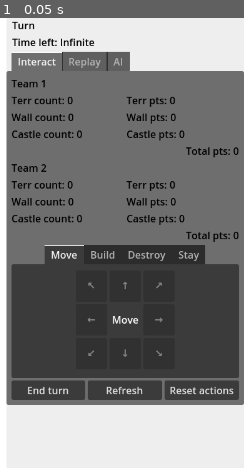
Above: before the commit, frame 1.
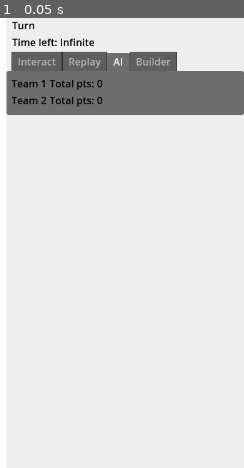
Above: after the commit, the same moment.

Repository: dqhieuu/procon-2023
Game: Godot game, scene res://main.tscn
The game is run twice, just before and just after one commit, with the same random seed, the same clock (stepped at 60 frames per second) and the same inputs.
Inputs:
- Up to frame 1 (0.05 s): no input

The runs differ from the first frame. In frame 1, 64% of the frame differs, in the area x 2-100%, y 7-86%.
Error before the commit: Invalid call. Nonexistent function 'has' in base 'Nil'. (res://map_display.gd:90)
Error after the commit: Invalid call. Nonexistent function 'has' in base 'Nil'. (res://map_display.gd:104)

Commit message:
Update GUI

Diff:
--- a/gui/ai_agent_list.gd
+++ b/gui/ai_agent_list.gd
@@ -30,8 +30,3 @@
 		node_list[i].craftsman_pos = agent_list[i].craftsman_pos
 		node_list[i].strategy = agent_list[i].strategy
 		node_list[i].strategy_detail = agent_list[i].detail
-
-
-
-func _process(delta):
-	pass
--- /dev/null
+++ b/gui/builder_agent_info.gd
@@ -0,0 +1,45 @@
+extends PanelContainer
+
+var craftsman_id = null
+var craftsman_pos = null
+var craftsman_is_t1 = null
+var strategy = null
+
+
+func _process(delta):
+	# Process server output
+	if craftsman_id != null and craftsman_pos != null:
+		$AgentInfo/AgentId.text = "Agent: %s (x=%d, y=%d)" % [craftsman_id, craftsman_pos[0], craftsman_pos[1]]
+	if strategy != null:
+		$AgentInfo/Strategy.text = "Strategy: %s" % strategy
+
+	var is_selecting_other_craftsman = Globals.selected_buider_craftsman_id != null and craftsman_id != Globals.selected_buider_craftsman_id
+	$AgentInfo/HBoxContainer/ActivateBuilderMode.disabled = is_selecting_other_craftsman
+
+	$AgentInfo/HBoxContainer/ActivateBuilderMode.text = "Deactivate builder mode" if craftsman_id == Globals.selected_buider_craftsman_id else "Activate builder mode"
+
+
+
+func _on_mouse_entered():
+	if craftsman_pos == null:
+		Globals.hovered_strategy_craftsman_tile_index = null
+		return
+
+	Globals.hovered_strategy_craftsman_tile_index = Globals.get_index_from_position(craftsman_pos)
+	Globals.hovered_craftsman_id = craftsman_id
+
+
+func _on_mouse_exited():
+	Globals.hovered_strategy_craftsman_tile_index = null
+
+
+func _on_activate_builder_mode_pressed():
+	if Globals.selected_buider_craftsman_id != null:
+		Globals.selected_buider_craftsman_id = null
+	else:
+		Globals.selected_buider_craftsman_id = craftsman_id
+
+
+
+func _on_clear_build_moves_pressed():
+	HTTP.update_builder_pos({"action": "unbuild", "id": craftsman_id})
--- /dev/null
+++ b/gui/builder_agent_info.tscn
@@ -0,0 +1,78 @@
+[gd_scene load_steps=5 format=3 uid="uid://b2u5hpplya47l"]
+
+[ext_resource type="Script" path="res://builder_agent_info.gd" id="1_i05xp"]
+
+[sub_resource type="StyleBoxFlat" id="StyleBoxFlat_l4rbf"]
+content_margin_left = 10.0
+content_margin_top = 10.0
+content_margin_right = 10.0
+content_margin_bottom = 10.0
+border_width_left = 3
+border_width_top = 3
+border_width_right = 3
+border_width_bottom = 3
+border_color = Color(0.25098, 0.25098, 0.25098, 1)
+corner_radius_top_left = 20
+corner_radius_top_right = 20
+corner_radius_bottom_right = 20
+corner_radius_bottom_left = 20
+
+[sub_resource type="StyleBoxFlat" id="StyleBoxFlat_grxcj"]
+border_width_left = 2
+border_width_top = 2
+border_width_right = 2
+border_width_bottom = 2
+corner_radius_top_left = 20
+corner_radius_top_right = 20
+corner_radius_bottom_right = 20
+corner_radius_bottom_left = 20
+expand_margin_left = 20.0
+expand_margin_top = 20.0
+expand_margin_right = 20.0
+expand_margin_bottom = 20.0
+
+[sub_resource type="Theme" id="Theme_unavp"]
+VBoxContainer/styles/rounded = SubResource("StyleBoxFlat_grxcj")
+
+[node name="Panel" type="PanelContainer" groups=["builder_agent_info"]]
+offset_right = 418.0
+offset_bottom = 99.0
+theme_override_styles/panel = SubResource("StyleBoxFlat_l4rbf")
+script = ExtResource("1_i05xp")
+
+[node name="AgentInfo" type="VBoxContainer" parent="."]
+layout_mode = 2
+theme = SubResource("Theme_unavp")
+
+[node name="AgentId" type="Label" parent="AgentInfo"]
+layout_mode = 2
+mouse_filter = 1
+theme_override_colors/font_color = Color(0, 0, 0, 1)
+text = "Agent: null"
+
+[node name="Strategy" type="Label" parent="AgentInfo"]
+visible = false
+layout_mode = 2
+mouse_filter = 1
+theme_override_colors/font_color = Color(0, 0, 0, 1)
+text = "Stategy: null"
+
+[node name="HBoxContainer" type="HBoxContainer" parent="AgentInfo"]
+layout_mode = 2
+
+[node name="ActivateBuilderMode" type="Button" parent="AgentInfo/HBoxContainer"]
+custom_minimum_size = Vector2(0, 50)
+layout_mode = 2
+size_flags_horizontal = 3
+mouse_filter = 1
+text = "Activate build mode"
+
+[node name="ClearBuildMoves" type="Button" parent="AgentInfo/HBoxContainer"]
+layout_mode = 2
+mouse_filter = 1
+text = "Clear moves"
+
+[connection signal="mouse_entered" from="." to="." method="_on_mouse_entered"]
+[connection signal="mouse_exited" from="." to="." method="_on_mouse_exited"]
+[connection signal="pressed" from="AgentInfo/HBoxContainer/ActivateBuilderMode" to="." method="_on_activate_builder_mode_pressed"]
+[connection signal="pressed" from="AgentInfo/HBoxContainer/ClearBuildMoves" to="." method="_on_clear_build_moves_pressed"]
--- /dev/null
+++ b/gui/builder_agent_list.gd
@@ -0,0 +1,46 @@
+extends VBoxContainer
+
+var agent_list = []
+
+var BuilderInfo = preload("res://builder_agent_info.tscn")
+
+func _input(event):
+	if event.is_action_pressed("cancel"):
+		Globals.selected_buider_craftsman_id = null
+
+	if event.is_action_pressed("toggle_builder_mode"):
+		if Globals.hovered_craftsman_id == null or Globals.hovered_craftsman_id == Globals.selected_buider_craftsman_id:
+			Globals.selected_buider_craftsman_id = null
+		else:
+			Globals.selected_buider_craftsman_id = Globals.hovered_craftsman_id
+
+func update_agent_list(new_agent_list):
+	var is_dirty_agent_list = false
+
+	if len(agent_list) != len(new_agent_list):
+		is_dirty_agent_list = true
+	else:
+		for i in range(len(new_agent_list)):
+			if agent_list[i].id != new_agent_list[i].id:
+				is_dirty_agent_list = true
+				break
+
+	agent_list = new_agent_list
+
+	if is_dirty_agent_list:
+		for child in get_children():
+			child.free()
+		for agent in agent_list:
+			var builder_info_node = BuilderInfo.instantiate()
+			builder_info_node.craftsman_id = agent.id
+			add_child(builder_info_node)
+
+	var node_list = get_children()
+	for i in len(node_list):
+		node_list[i].craftsman_pos = agent_list[i].pos
+		#node_list[i].strategy = agent_list[i].strategy
+		#node_list[i].strategy_detail = agent_list[i].detail
+	#
+
+#func _process(delta):
+	#print(Globals.hovered_craftsman_id)
--- a/gui/common/globals.gd
+++ b/gui/common/globals.gd
@@ -1,6 +1,7 @@
 extends Node
 
 var selected_tile = null
+
 var hovered_tile = null
 var hovered_strategy_craftsman_tile_index = null
 
@@ -8,8 +9,15 @@
 
 var team_turn: Enums.TeamType
 
+var selected_buider_craftsman_id = null
+
+var hovered_craftsman_id = null
+
 func is_picking():
 	return pos_inputs_to_be_updated != null && len(pos_inputs_to_be_updated) == 2
+
+func is_builder_picking():
+	return selected_buider_craftsman_id != null
 
 func update_pos_inputs_by_picking(pos):
 	pos_inputs_to_be_updated[0].value = pos[0]
@@ -29,7 +37,7 @@
 
 func get_index_from_position(position):
 	var map = get_tree().get_first_node_in_group("map")
-	return position[0]+position[1]*map.width
+	return int(position[0])+int(position[1])*map.width
 
 func flash_green():
 	var animation = get_tree().get_first_node_in_group("animation")
--- a/gui/common/http_client.gd
+++ b/gui/common/http_client.gd
@@ -21,8 +21,13 @@
 func get_match_history():
 	return await _get_request("%s/history" % SERVER_PATH)
 
+func update_builder_pos(command):
+	return await _post_request("%s/builder" % SERVER_PATH, command)
+
+
 func _get_request(url: String):
 	var HTTP = HTTPRequest.new()
+	HTTP.timeout = 5.0 # seconds
 	add_child(HTTP)
 	var error = HTTP.request(url)
 	if error != OK:
@@ -34,6 +39,7 @@
 
 func _post_request_no_body(url: String):
 	var HTTP = HTTPRequest.new()
+	HTTP.timeout = 5.0 # seconds
 	add_child(HTTP)
 	var error = HTTP.request(url, [], HTTPClient.METHOD_POST)
 	if error != OK:
@@ -45,6 +51,7 @@
 
 func _post_request(url: String, payload: Dictionary):
 	var HTTP = HTTPRequest.new()
+	HTTP.timeout = 5.0 # seconds
 	add_child(HTTP)
 	var body = JSON.stringify(payload)
 	var error = HTTP.request(url, [], HTTPClient.METHOD_POST, body)
--- a/gui/gamemap_tile.gd
+++ b/gui/gamemap_tile.gd
@@ -11,6 +11,9 @@
 @export var has_to_be_applied_wall = false
 @export var has_to_be_applied_destroy = false
 @export var has_to_be_applied_move = false
+
+var in_builder_strategy_by_craftsman_ids = {}
+var occupied_craftsman_id = null
 
 func _ready():
 	update_visible_sprite()
@@ -66,6 +69,14 @@
 	$Pivot.visible = has_pivot
 	$Target.visible = has_target
 
+	$BuilderWall.visible = len(in_builder_strategy_by_craftsman_ids) > 0
+
+	var should_builder_wall_be_opaque =  \
+		in_builder_strategy_by_craftsman_ids.has(Globals.selected_buider_craftsman_id) or \
+			(Globals.selected_buider_craftsman_id == null and in_builder_strategy_by_craftsman_ids.has(Globals.hovered_craftsman_id))
+
+	$BuilderWall.self_modulate = Color(1,1,1, 1) if should_builder_wall_be_opaque else Color(1,1,1, 0.3)
+
 
 
 func _get_drag_data(pos):
@@ -120,8 +131,12 @@
 
 
 func _on_gui_input(event):
+	var tile_idx = get_index()
+	var tile_pos = Globals.get_position_from_index(tile_idx)
 	if event.is_action_pressed("click"):
-		var tile_idx = get_index()
+		if Globals.is_builder_picking():
+			HTTP.update_builder_pos({"action": "build", "id": Globals.selected_buider_craftsman_id, "pos": tile_pos})
+			return
 
 		if Globals.is_picking():
 			Globals.update_pos_inputs_by_picking(Globals.get_position_from_index(tile_idx))
@@ -135,3 +150,9 @@
 			Globals.selected_tile = null
 		else:
 			Globals.selected_tile = tile_idx
+
+	if event.is_action_pressed("right_click"):
+		if Globals.is_builder_picking():
+			HTTP.update_builder_pos({"action": "unbuild", "id": Globals.selected_buider_craftsman_id, "pos": tile_pos})
+		elif Globals.hovered_craftsman_id != null:
+			HTTP.update_builder_pos({"action": "unbuild", "id": Globals.hovered_craftsman_id})
--- a/gui/gamemap_tile.tscn
+++ b/gui/gamemap_tile.tscn
@@ -18,6 +18,7 @@
 [ext_resource type="Texture2D" uid="uid://dljkmflnw1y6t" path="res://sprites/destroy.png" id="15_q3n4g"]
 [ext_resource type="Texture2D" uid="uid://blpt04qmdt5tk" path="res://sprites/target.png" id="16_18je3"]
 [ext_resource type="Texture2D" uid="uid://dvrbshhacpe3g" path="res://sprites/tile_indicator.png" id="17_6pth1"]
+[ext_resource type="Texture2D" uid="uid://jc3nisbagenr" path="res://sprites/wall_plan.png" id="19_sh7g1"]
 
 [sub_resource type="SystemFont" id="SystemFont_jkipc"]
 
@@ -172,6 +173,11 @@
 expand_mode = 1
 script = ExtResource("8_d5w47")
 
+[node name="BuilderWall" type="TextureRect" parent="."]
+layout_mode = 2
+texture = ExtResource("19_sh7g1")
+expand_mode = 1
+
 [connection signal="gui_input" from="." to="." method="_on_gui_input"]
 [connection signal="mouse_entered" from="." to="TileSelect" method="_on_aspect_ratio_container_mouse_entered"]
 [connection signal="mouse_exited" from="." to="TileSelect" method="_on_aspect_ratio_container_mouse_exited"]
--- a/gui/main.tscn
+++ b/gui/main.tscn
@@ -8,6 +8,7 @@
 [ext_resource type="Script" path="res://buttons/reset_actions_button.gd" id="4_so8eh"]
 [ext_resource type="Script" path="res://replay_tab.gd" id="5_rtpfi"]
 [ext_resource type="Script" path="res://ai_agent_list.gd" id="8_3hu1n"]
+[ext_resource type="Script" path="res://builder_agent_list.gd" id="9_dikko"]
 
 [sub_resource type="Animation" id="Animation_vodis"]
 length = 0.4
@@ -101,8 +102,10 @@
 [node name="TabContainer" type="TabContainer" parent="HBoxContainer/Background/VBoxContainer/ScrollContainer"]
 layout_mode = 2
 size_flags_horizontal = 3
+current_tab = 2
 
 [node name="Interact" type="MarginContainer" parent="HBoxContainer/Background/VBoxContainer/ScrollContainer/TabContainer"]
+visible = false
 layout_mode = 2
 size_flags_horizontal = 3
 theme_override_constants/margin_left = 8
@@ -702,7 +705,6 @@
 horizontal_alignment = 2
 
 [node name="AI" type="MarginContainer" parent="HBoxContainer/Background/VBoxContainer/ScrollContainer/TabContainer"]
-visible = false
 layout_mode = 2
 size_flags_horizontal = 3
 theme_override_constants/margin_left = 8
@@ -746,6 +748,52 @@
 [node name="AgentList" type="VBoxContainer" parent="HBoxContainer/Background/VBoxContainer/ScrollContainer/TabContainer/AI/VBoxContainer" groups=["agent_list"]]
 layout_mode = 2
 script = ExtResource("8_3hu1n")
+
+[node name="Builder" type="MarginContainer" parent="HBoxContainer/Background/VBoxContainer/ScrollContainer/TabContainer"]
+visible = false
+layout_mode = 2
+size_flags_horizontal = 3
+theme_override_constants/margin_left = 8
+theme_override_constants/margin_top = 8
+theme_override_constants/margin_right = 8
+theme_override_constants/margin_bottom = 8
+
+[node name="VBoxContainer" type="VBoxContainer" parent="HBoxContainer/Background/VBoxContainer/ScrollContainer/TabContainer/Builder" groups=["replay_feature"]]
+layout_mode = 2
+size_flags_horizontal = 3
+
+[node name="Team1Info" type="HBoxContainer" parent="HBoxContainer/Background/VBoxContainer/ScrollContainer/TabContainer/Builder/VBoxContainer"]
+layout_mode = 2
+
+[node name="Team1Label" type="Label" parent="HBoxContainer/Background/VBoxContainer/ScrollContainer/TabContainer/Builder/VBoxContainer/Team1Info"]
+layout_mode = 2
+theme_override_colors/font_color = Color(0, 0, 0, 1)
+text = "Team 1"
+
+[node name="Total" type="Label" parent="HBoxContainer/Background/VBoxContainer/ScrollContainer/TabContainer/Builder/VBoxContainer/Team1Info" groups=["t1_total_pts"]]
+layout_mode = 2
+theme_override_colors/font_color = Color(0, 0, 0, 1)
+text = "Total pts: 0"
+horizontal_alignment = 2
+
+[node name="Team2Info" type="HBoxContainer" parent="HBoxContainer/Background/VBoxContainer/ScrollContainer/TabContainer/Builder/VBoxContainer"]
+layout_mode = 2
+
+[node name="Team2Label" type="Label" parent="HBoxContainer/Background/VBoxContainer/ScrollContainer/TabContainer/Builder/VBoxContainer/Team2Info"]
+layout_mode = 2
+theme_override_colors/font_color = Color(0, 0, 0, 1)
+text = "Team 2
+"
+
+[node name="Total" type="Label" parent="HBoxContainer/Background/VBoxContainer/ScrollContainer/TabContainer/Builder/VBoxContainer/Team2Info" groups=["t2_total_pts"]]
+layout_mode = 2
+theme_override_colors/font_color = Color(0, 0, 0, 1)
+text = "Total pts: 0"
+horizontal_alignment = 2
+
+[node name="BuilderAgentList" type="VBoxContainer" parent="HBoxContainer/Background/VBoxContainer/ScrollContainer/TabContainer/Builder/VBoxContainer" groups=["builder_agent_list"]]
+layout_mode = 2
+script = ExtResource("9_dikko")
 
 [node name="Flash" type="ColorRect" parent="." groups=["flash"]]
 visible = false
--- a/gui/map_display.gd
+++ b/gui/map_display.gd
@@ -79,6 +79,20 @@
 		tile.has_to_be_applied_wall = has_wall_dict.has(i)
 		tile.has_to_be_applied_destroy = has_destroy_dict.has(i)
 
+func update_builder_walls_to_be_applied(walls_by_builder_list):
+	for i in range(height):
+		for j in range(width):
+			var tile = $GridContainer.get_child(i*width+j)
+			tile.in_builder_strategy_by_craftsman_ids.clear()
+
+	for builder_id in walls_by_builder_list:
+		var builder_pos_list = walls_by_builder_list[builder_id]
+		for pos in builder_pos_list:
+			var pos_idx = Globals.get_index_from_position(pos)
+			var tile = $GridContainer.get_child(pos_idx)
+			tile.in_builder_strategy_by_craftsman_ids[builder_id] = true
+
+
 func update_time_left(time):
 	for e in get_nodes_by_group("time_left"):
 		if time != null:
@@ -124,22 +138,6 @@
 
 	var MapTile = preload("res://gamemap_tile.tscn")
 
-	var craftsmen = game_state.craftsmen
-
-	# enum TileMask
-	# 	{
-	# 		POND,
-	# 		CASTLE,
-	# 		T1_WALL,
-	# 		T2_WALL,
-	# 		T1_CRAFTSMAN,
-	# 		T2_CRAFTSMAN,
-	# 		T1_CLOSE_TERRITORY,
-	# 		T2_CLOSE_TERRITORY,
-	# 		T1_OPEN_TERRITORY,
-	# 		T2_OPEN_TERRITORY,
-	# 	};
-
 	for i in range(height):
 		for j in range(width):
 			# change bitmask_tile to int
@@ -167,9 +165,17 @@
 			elif bitmask_tile & (1 << 5) != 0:
 				tile.craftsman_occupied = Enums.TeamType.TEAM2
 
+			tile.occupied_craftsman_id = null
 
 			if is_num_of_tiles_changed:
 				$GridContainer.add_child(tile)
+
+
+	for craftsman in game_state.craftsmen:
+		var tile = $GridContainer.get_child(Globals.get_index_from_position(craftsman.pos))
+		tile.occupied_craftsman_id = craftsman.id
+
+
 
 	for e in get_nodes_by_group("turn_info"):
 		e.text = "Turn %s: %s" % [game_state.turn_number, _turn_state_to_string(game_state.turn_state)]
--- a/gui/project.godot
+++ b/gui/project.godot
@@ -58,6 +58,21 @@
 , Object(InputEventMouseButton,"resource_local_to_scene":false,"resource_name":"","device":-1,"window_id":0,"alt_presse …(244 unchanged characters)…
 ]
 }
+right_click={
+"deadzone": 0.5,
+"events": [Object(InputEventMouseButton,"resource_local_to_scene":false,"resource_name":"","device":-1,"window_id":0,"alt_pressed":false,"shift_pressed":false,"ctrl_pressed":false,"meta_pressed":false,"button_mask":0,"position":Vector2(0, 0),"global_position":Vector2(0, 0),"factor":1.0,"button_index":2,"canceled":false,"pressed":false,"double_click":false,"script":null)
+]
+}
+cancel={
+"deadzone": 0.5,
+"events": [Object(InputEventKey,"resource_local_to_scene":false,"resource_name":"","device":-1,"window_id":0,"alt_pressed":false,"shift_pressed":false,"ctrl_pressed":false,"meta_pressed":false,"pressed":false,"keycode":0,"physical_keycode":4194305,"key_label":0,"unicode":0,"echo":false,"script":null)
+]
+}
+toggle_builder_mode={
+"deadzone": 0.5,
+"events": [Object(InputEventKey,"resource_local_to_scene":false,"resource_name":"","device":-1,"window_id":0,"alt_pressed":false,"shift_pressed":false,"ctrl_pressed":false,"meta_pressed":false,"pressed":false,"keycode":0,"physical_keycode":66,"key_label":0,"unicode":98,"echo":false,"script":null)
+]
+}
 
 [network]
 
--- a/gui/scheduler.gd
+++ b/gui/scheduler.gd
@@ -26,6 +26,9 @@
 	# var agent_list_node = get_tree().get_first_node_in_group('agent_list')
 	# agent_list_node.update_agent_list(current_state.agent_strategy_list)
 
+	var builder_list_node = get_tree().get_first_node_in_group('builder_agent_list')
+	builder_list_node.update_agent_list(current_state.state.craftsmen)
+
 	if map_node.turn_number != current_state.state.turn_number:
 		map_node.load_map(current_state)
 	else:
@@ -36,3 +39,5 @@
 		map_node.update_time_left(time_left)
 
 		map_node.update_actions_to_be_applied(current_state.actions_to_be_applied)
+
+	map_node.update_builder_walls_to_be_applied(current_state.builder_pos_by_craftsman)
--- a/gui/tile_select.gd
+++ b/gui/tile_select.gd
@@ -4,7 +4,7 @@
 @export var is_selected = false
 
 func _process(_delta):
-	if Globals.is_picking():
+	if Globals.is_picking() or Globals.is_builder_picking():
 		self_modulate = Color(0.7,0,1,1)
 	else:
 		self_modulate = Color(1.0,0.8,0.2,1)
@@ -18,10 +18,11 @@
 
 func _on_aspect_ratio_container_mouse_entered():
 	is_hovered = true
-	#print(get_parent().get_index())
 	Globals.hovered_tile = get_parent().get_index()
+	Globals.hovered_craftsman_id = get_parent().occupied_craftsman_id
 
 
 func _on_aspect_ratio_container_mouse_exited():
 	is_hovered = false
 	Globals.hovered_tile = null
+	Globals.hovered_craftsman_id = null
Not shown: 1 places in gui/gamemap_tile.tscn that only renumber resources
Not shown: 1 places in gui/main.tscn that only renumber resources
Binary file added: gui/sprites/wall_plan.png
Not shown, added: gui/sprites/wall_plan.png.import
Not shown, changed: cpp-simulator/Procon2023/procon-jumanji.ipynb
Not shown, changed: cpp-simulator/Procon2023/records/test.gif
